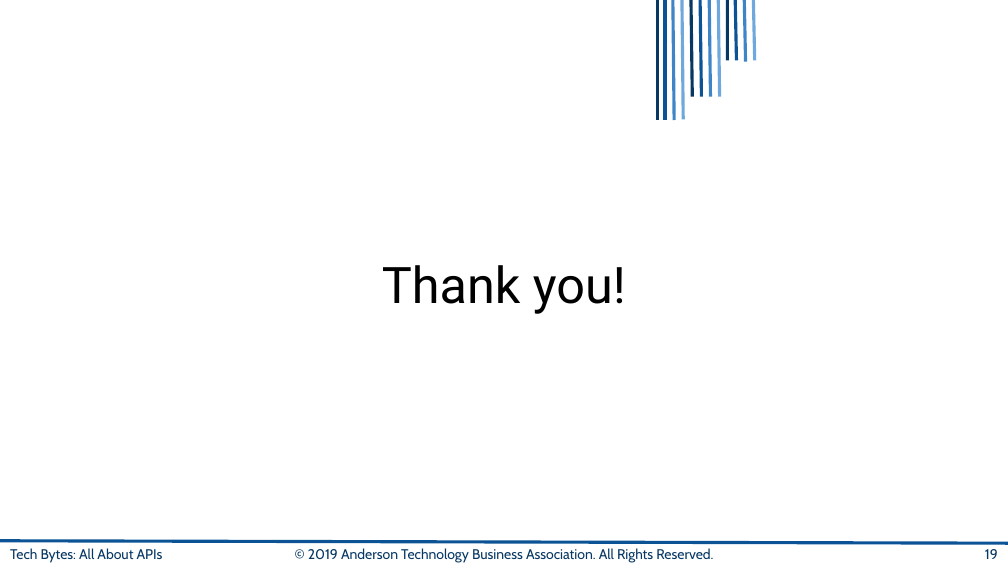
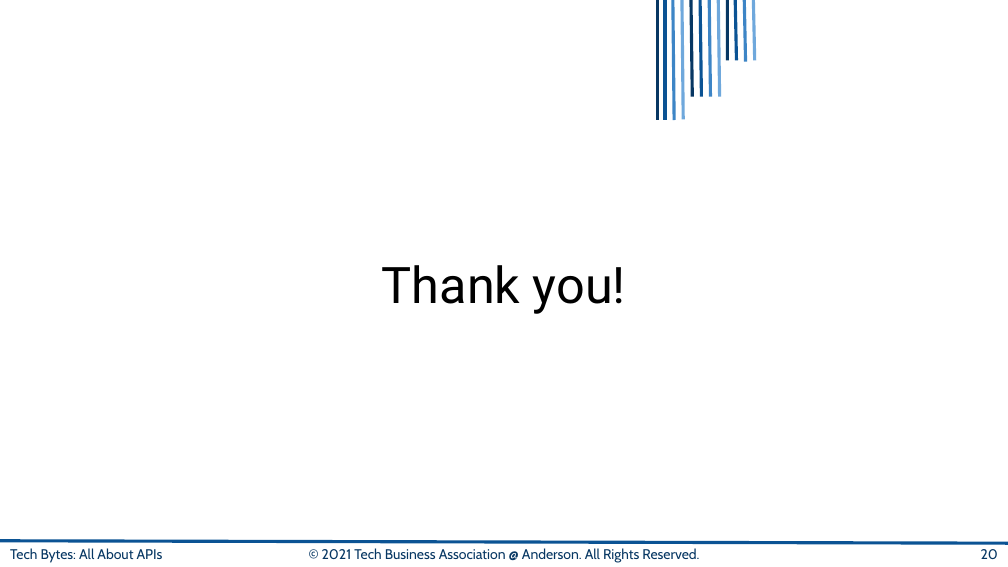
Before and after one commit to AnderTechClub/stock-market-wizard, a slide deck: slide 20 of intro-to-APIs.pptx (slide 19 before the commit). Drawn at 1008x567 pixels with LibreOffice and Linux fonts; fonts in the diff are those of the drawing; background and template pictures are left out. Boxes give left, top, right and bottom in pixels: in the first picture for what was removed or moved away, otherwise in the second. Text is boxed around its words. In the diff, an @@ line names an element or a change of style, - is before the commit and + after.

```diff
--- a/intro-to-APIs.pptx
+++ b/intro-to-APIs.pptx
@@ text at (322, 548, 699, 563): text changed @@
-© 2019 Anderson Technology Business Association. All Rights Reserved.
+© 2021 Tech Business Association @ Anderson. All Rights Reserved.
@@ page number at (981, 549, 998, 559): text changed @@
-19
+20
```
Also in this commit, not shown: 18 other slides changed, 1 slide added.
